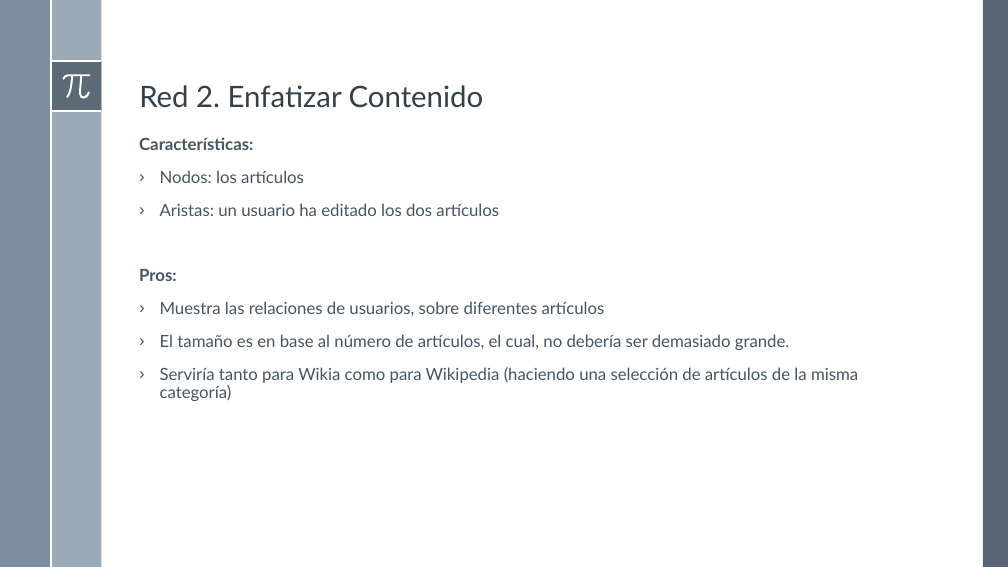
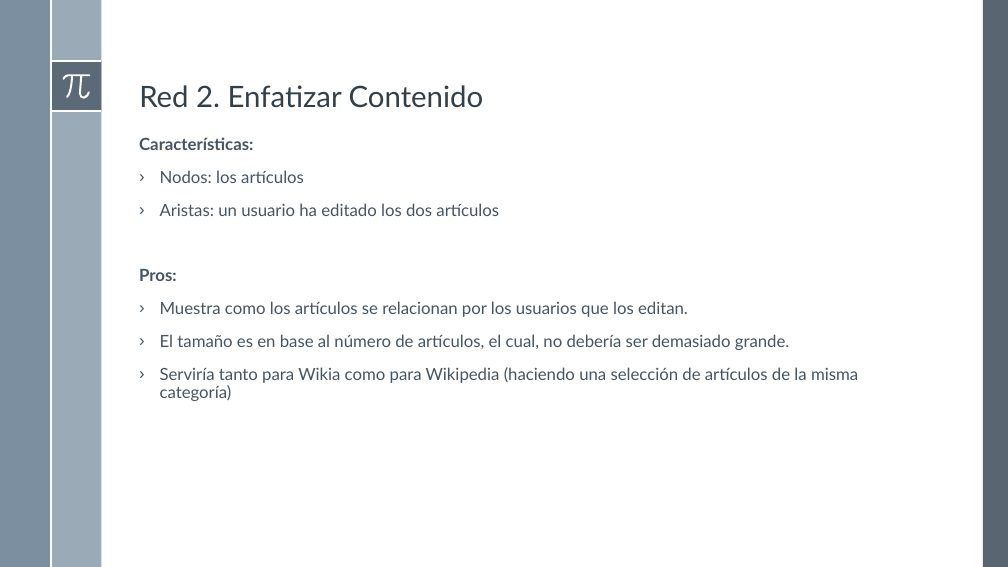
Before and after one commit to FRYoussef/TFG_Wiki, a slide deck: slide 5 of documentacion/analisis_de_redes.pptx (slide 4 before the commit). Drawn at 1008x567 pixels with LibreOffice and Linux fonts; fonts in the diff are those of the drawing. Boxes give left, top, right and bottom in pixels: in the first picture for what was removed or moved away, otherwise in the second. Text is boxed around its words. In the diff, an @@ line names an element or a change of style, - is before the commit and + after.

```diff
--- a/documentacion/analisis_de_redes.pptx
+++ b/documentacion/analisis_de_redes.pptx
@@ text at [160, 301, 688, 317]: text changed @@
-› Muestra las relaciones de usuarios, sobre diferentes artículos
+› Muestra como los artículos se relacionan por los usuarios que los editan.
```
Also in this commit, not shown: 4 other slides changed, 2 slides added, 2 other files.
